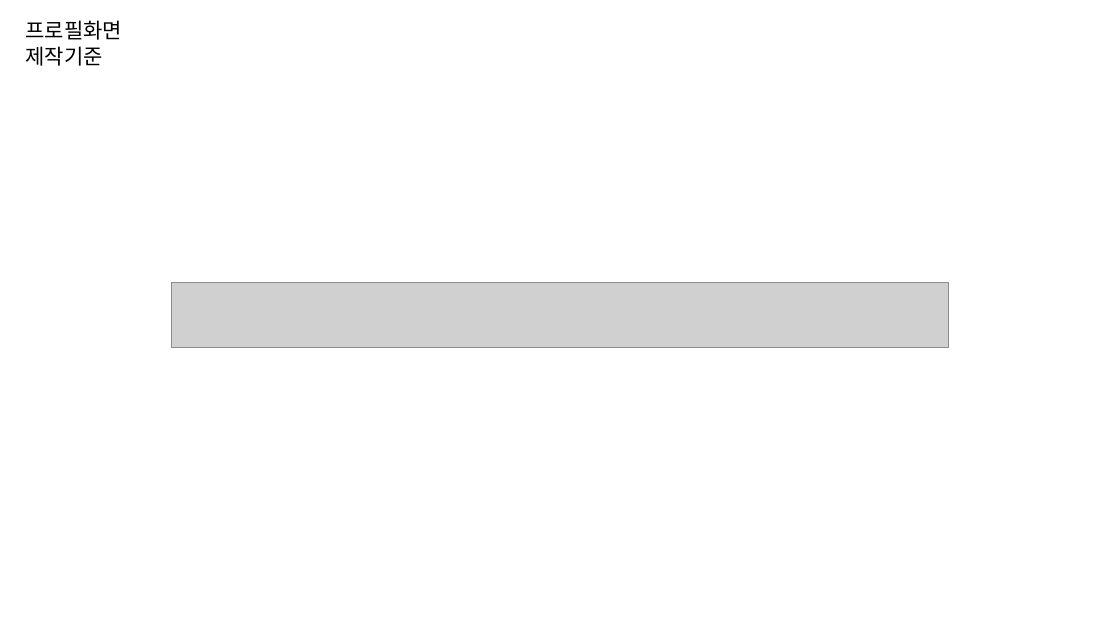
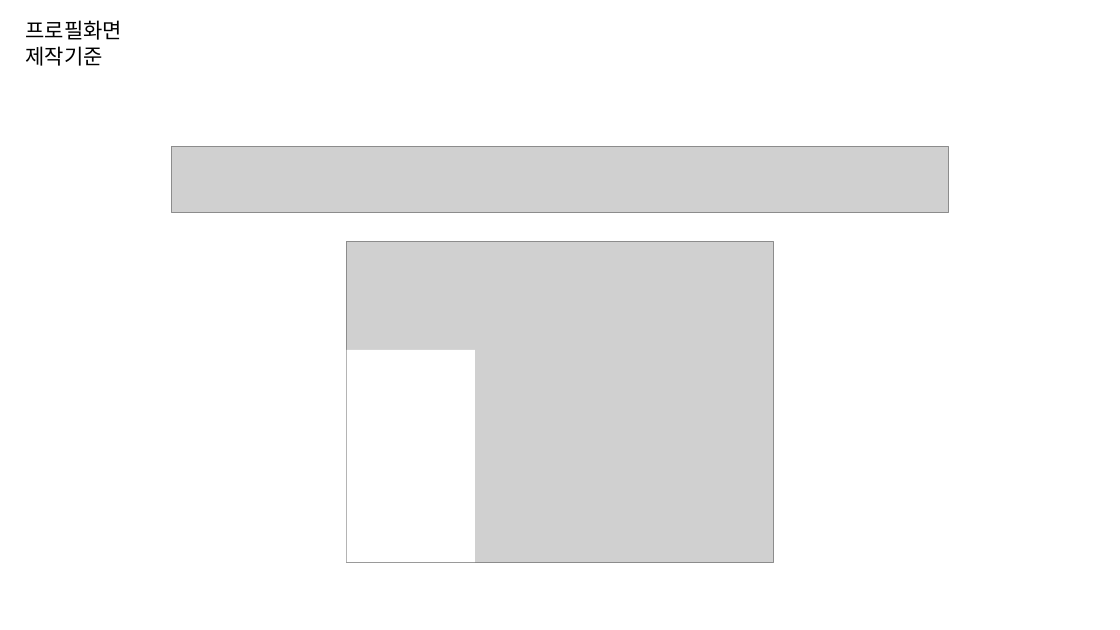
Before and after one commit to byungmeo/CockFit, a slide deck: slide 48 of Documents/4.제작보고서/제작보고서 자료.pptx (slide 38 before the commit). Drawn at 1120x630 pixels with LibreOffice and Linux fonts; fonts in the diff are those of the drawing; grey boxes stand for pictures. Boxes give left, top, right and bottom in pixels: in the first picture for what was removed or moved away, otherwise in the second. Text is boxed around its words. In the diff, an @@ line names an element or a change of style, - is before the commit and + after.

```diff
--- a/Documents/4.제작보고서/제작보고서 자료.pptx
+++ b/Documents/4.제작보고서/제작보고서 자료.pptx
@@ picture: place and size @@
-picture at <box>171,282,949,348</box>
+picture at <box>171,146,949,212</box>
@@ picture added at <box>347,242,774,562</box> @@
@@ rectangle added at <box>347,350,476,563</box>, fill #FFFFFF @@
```
Also in this commit, not shown: 7 other slides changed, 10 slides added, 1 slide removed, 7 other files.
